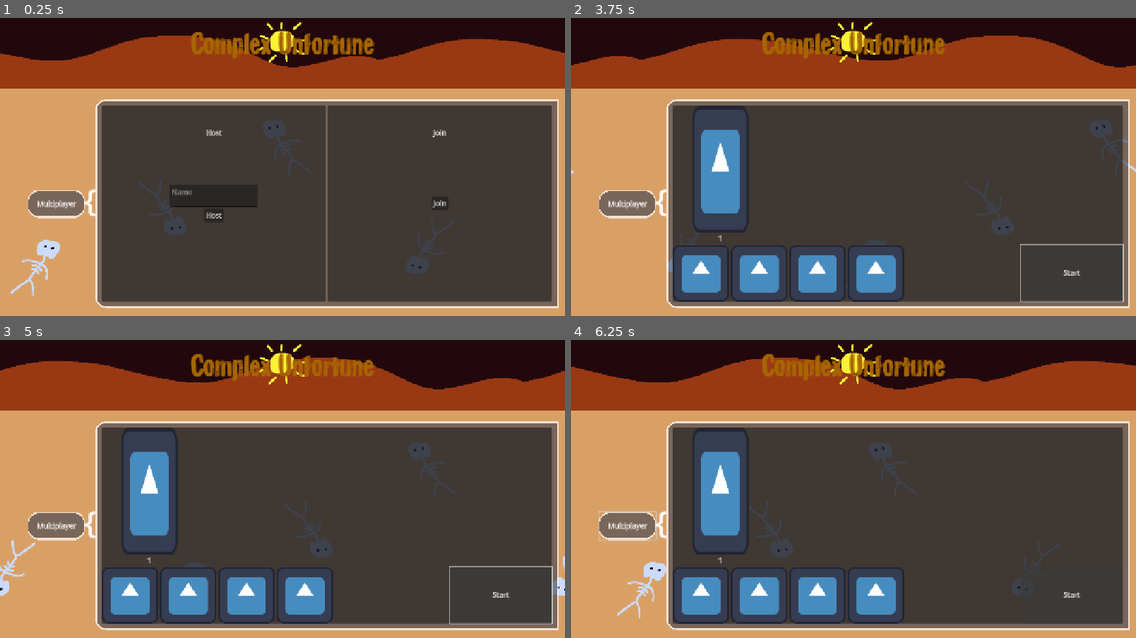
Above: before the commit, frames 1-4 (two rows, left to right).
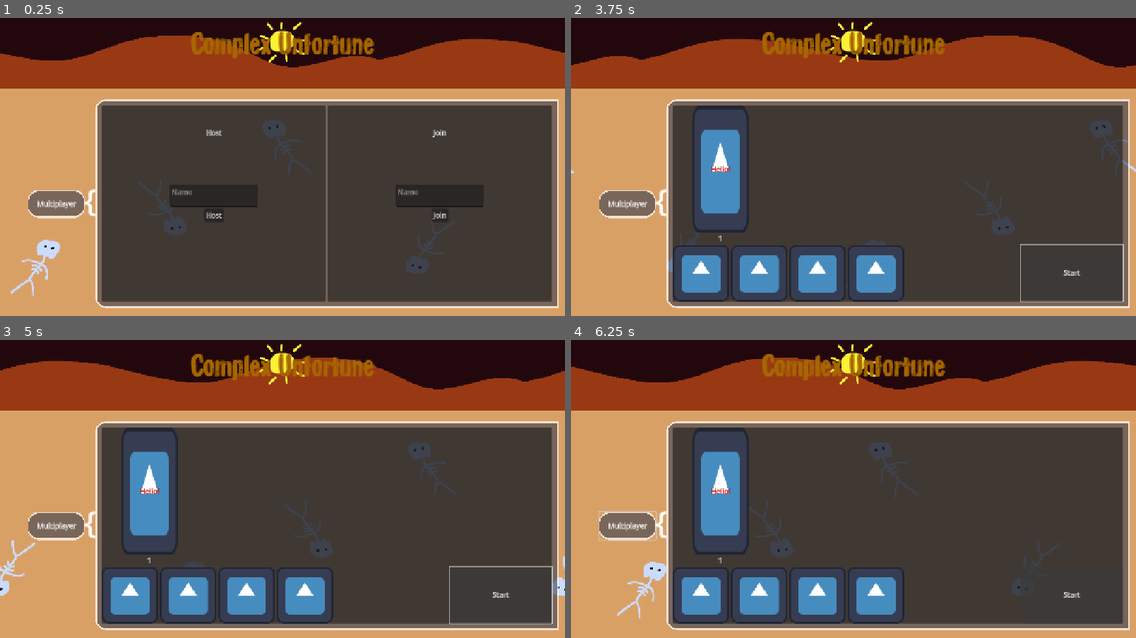
Above: after the commit, the same moments.

Repository: AbstractLayer/ComplexUnfortune
Game: Godot game, scene res://assets/main/main.tscn
Two runs of this game, one before a commit and one after it. Both use one fixed random seed, a clock stepped at 60 frames per second and the inputs below. The engine's default icon, where the game draws it, is replaced by a stand-in: a white triangle on a blue panel in a dark square.
Inputs (mouse positions are in pixels of both pictures, inside the frame that each line leads up to):
- Up to frame 1 (0.25 s): no input
- Up to frame 2 (3.75 s): click (785, 196) at 0.52 s; type "Alex" at 0.6 s; click "Host" at 1.25 s; click "Start" at 2 s; click "Start" at 2.75 s; tap Enter (ui_accept) at 3.5, 3.6 s; hold Right (ui_right) from 3.53 s (still down)
- Up to frame 3 (5 s): tap Enter (ui_accept) at 3.77, 4.07, 4.52, 4.55, 4.82 s; release Right (ui_right) at 4.28 s; hold Down (ui_down) from 4.28 s (still down); tap 1 at 4.35 s
- Up to frame 4 (6.25 s): release Down (ui_down) at 5.03 s; hold Right (ui_right) 5.03-5.78 s; tap Enter (ui_accept) at 5.1, 6.02, 6.05 s; hold Up (ui_up) from 5.78 s (still down); tap 1 at 5.85 s

The runs differ from the first frame. In frame 1, 0.2% of the frame differs, in the area x 70-86%, y 57-69%; in frame 2, less than 0.1%; in frame 3, less than 0.1%; in frame 4, less than 0.1%.

Commit message:
multiplayer works

Diff:
--- a/assets/main/ui/screens/mainmenu/lobby/player_lobby.tscn
+++ b/assets/main/ui/screens/mainmenu/lobby/player_lobby.tscn
@@ -1,13 +1,22 @@
-[gd_scene load_steps=4 format=3 uid="uid://yb0u3rclvn4g"]
+[gd_scene load_steps=6 format=3 uid="uid://yb0u3rclvn4g"]
 
 [ext_resource type="Texture2D" uid="uid://c0o8lpyl4wp05" path="res://icon.svg" id="1_8ew5t"]
 [ext_resource type="Script" uid="uid://n10fd8omr58s" path="res://src/main/ui/screens/mainmenu/lobby/player_lobby.gd" id="2_7kplm"]
+[ext_resource type="Script" uid="uid://bqs05oeh3rtws" path="res://src/main/ui/screens/mainmenu/lobby/input_player_lobby_sychronizer.gd" id="3_b4npo"]
 
 [sub_resource type="SceneReplicationConfig" id="SceneReplicationConfig_7kplm"]
-properties/0/path = NodePath(".:player_id")
+properties/0/path = NodePath(".:player_name")
 properties/0/spawn = true
 properties/0/replication_mode = 1
-properties/1/path = NodePath(".:player_name")
+properties/1/path = NodePath(".:player_id")
+properties/1/spawn = true
+properties/1/replication_mode = 1
+
+[sub_resource type="SceneReplicationConfig" id="SceneReplicationConfig_8tj7a"]
+properties/0/path = NodePath("InputPlayerLobbySynchronizer:hello")
+properties/0/spawn = true
+properties/0/replication_mode = 1
+properties/1/path = NodePath(".:player_id")
 properties/1/spawn = true
 properties/1/replication_mode = 1
 
@@ -16,8 +25,13 @@
 script = ExtResource("2_7kplm")
 name_label = NodePath("PlayerNameLabel")
 
-[node name="MultiplayerSynchronizer" type="MultiplayerSynchronizer" parent="."]
+[node name="PlayerLobbySychronizer" type="MultiplayerSynchronizer" parent="."]
 replication_config = SubResource("SceneReplicationConfig_7kplm")
+
+[node name="InputPlayerLobbySynchronizer" type="MultiplayerSynchronizer" parent="."]
+unique_name_in_owner = true
+replication_config = SubResource("SceneReplicationConfig_8tj7a")
+script = ExtResource("3_b4npo")
 
 [node name="PlayerNameLabel" type="Label" parent="."]
 layout_mode = 1
@@ -35,3 +49,20 @@
 text = "Lost"
 horizontal_alignment = 1
 vertical_alignment = 1
+
+[node name="hellolabel" type="Label" parent="."]
+visible = false
+layout_mode = 1
+anchors_preset = 8
+anchor_left = 0.5
+anchor_top = 0.5
+anchor_right = 0.5
+anchor_bottom = 0.5
+offset_left = -20.0
+offset_top = -11.1667
+offset_right = 20.0
+offset_bottom = 11.1667
+grow_horizontal = 2
+grow_vertical = 2
+theme_override_colors/font_color = Color(0.776471, 0, 0, 1)
+text = "Hello!"
--- a/assets/main/ui/screens/mainmenu/main_menu_screen.tscn
+++ b/assets/main/ui/screens/mainmenu/main_menu_screen.tscn
@@ -317,14 +317,15 @@
 grow_vertical = 2
 text = "Exit"
 
-[node name="MultiplayerPanel" type="Panel" parent="Menus/MarginMenu/Separator" node_paths=PackedStringArray("host_button", "join_button", "textedit_name")]
+[node name="MultiplayerPanel" type="Panel" parent="Menus/MarginMenu/Separator" node_paths=PackedStringArray("host_button", "join_button", "textedit_host_name", "textedit_join_name")]
 custom_minimum_size = Vector2(1050, 0)
 layout_mode = 2
 theme_override_styles/panel = ExtResource("6_kbghk")
 script = ExtResource("9_t3vmj")
 host_button = NodePath("Hbox/HostMargin/Container/VBoxContainer/HostButton")
-join_button = NodePath("Hbox/JoinMargin/Container/JoinButton")
-textedit_name = NodePath("Hbox/HostMargin/Container/VBoxContainer/NameTextEdit")
+join_button = NodePath("Hbox/JoinMargin/Container/VBoxContainer/JoinButton")
+textedit_host_name = NodePath("Hbox/HostMargin/Container/VBoxContainer/NameTextEdit")
+textedit_join_name = NodePath("Hbox/JoinMargin/Container/VBoxContainer/NameTextEdit")
 
 [node name="Hbox" type="HBoxContainer" parent="Menus/MarginMenu/Separator/MultiplayerPanel"]
 layout_mode = 1
@@ -388,7 +389,17 @@
 horizontal_alignment = 1
 vertical_alignment = 1
 
-[node name="JoinButton" type="Button" parent="Menus/MarginMenu/Separator/MultiplayerPanel/Hbox/JoinMargin/Container"]
+[node name="VBoxContainer" type="VBoxContainer" parent="Menus/MarginMenu/Separator/MultiplayerPanel/Hbox/JoinMargin/Container"]
+layout_mode = 2
+size_flags_horizontal = 4
+size_flags_vertical = 4
+
+[node name="NameTextEdit" type="TextEdit" parent="Menus/MarginMenu/Separator/MultiplayerPanel/Hbox/JoinMargin/Container/VBoxContainer"]
+custom_minimum_size = Vector2(200, 50)
+layout_mode = 2
+placeholder_text = "Name"
+
+[node name="JoinButton" type="Button" parent="Menus/MarginMenu/Separator/MultiplayerPanel/Hbox/JoinMargin/Container/VBoxContainer"]
 layout_mode = 2
 size_flags_horizontal = 4
 size_flags_vertical = 4
--- a/src/globals/multiplayer_manager.gd
+++ b/src/globals/multiplayer_manager.gd
@@ -7,9 +7,8 @@
 
 var _players_lobby_node
 
-func host_game(name: String):
+func host_game():
 	print("hosted")
-
 	var server_peer = ENetMultiplayerPeer.new()
 	server_peer.create_server(PORT)
 
--- /dev/null
+++ b/src/main/ui/screens/mainmenu/lobby/input_player_lobby_sychronizer.gd
@@ -0,0 +1,17 @@
+class_name InputPlayerLobby extends MultiplayerSynchronizer
+
+@export var hello: bool = false
+
+func _ready() -> void:
+	if get_multiplayer_authority() != multiplayer.get_unique_id():
+		set_process(false)
+		set_physics_process(false)
+
+@rpc("call_local")
+func hello_function():
+	hello = true
+
+func _process(delta: float) -> void:
+	if Input.is_action_just_pressed("ui_accept"):
+		print("hello")
+		hello_function.rpc()
--- a/src/main/ui/screens/mainmenu/lobby/player_lobby.gd
+++ b/src/main/ui/screens/mainmenu/lobby/player_lobby.gd
@@ -5,11 +5,16 @@
 @export var player_id : int = 1:
 	set(id):
 		player_id = id
-		#%PlayerLobbySychronizer.set_multiplayer_authority(id)
+		%InputPlayerLobbySynchronizer.set_multiplayer_authority(player_id)
 
 @export var player_name : String = "noname":
 	set(name):
 		player_name = name
 
 func _ready() -> void:
+
 	name_label.text = str(player_name)
+
+func _process(delta: float) -> void:
+	if %InputPlayerLobbySynchronizer.hello == true:
+		$hellolabel.show()
--- a/src/main/ui/screens/mainmenu/main_menu.gd
+++ b/src/main/ui/screens/mainmenu/main_menu.gd
@@ -10,8 +10,7 @@
 	multiplayer_panel.join_button.connect("pressed", _on_join_button_pressed)
 
 func _on_host_button_pressed() -> void:
-	get_player_name()
-	MultiplayerManager.host_game(player_name)
+	MultiplayerManager.host_game()
 	multiplayer_panel.hide()
 	lobby_panel.show()
 
@@ -19,9 +18,3 @@
 	MultiplayerManager.join_game()
 	multiplayer_panel.hide()
 	lobby_panel.show()
-
-func get_player_name() -> void:
-	if multiplayer_panel.textedit_name.get_line(0) == "":
-		player_name = "noname"
-	else:
-		player_name = multiplayer_panel.textedit_name.get_line(0)
--- a/src/main/ui/screens/mainmenu/multiplayer/multiplayer_panel.gd
+++ b/src/main/ui/screens/mainmenu/multiplayer/multiplayer_panel.gd
@@ -2,4 +2,5 @@
 
 @export var host_button: Button
 @export var join_button: Button
-@export var textedit_name: TextEdit
+@export var textedit_host_name: TextEdit
+@export var textedit_join_name: TextEdit
Not shown, added: src/main/ui/screens/mainmenu/lobby/input_player_lobby_sychronizer.gd.uid
